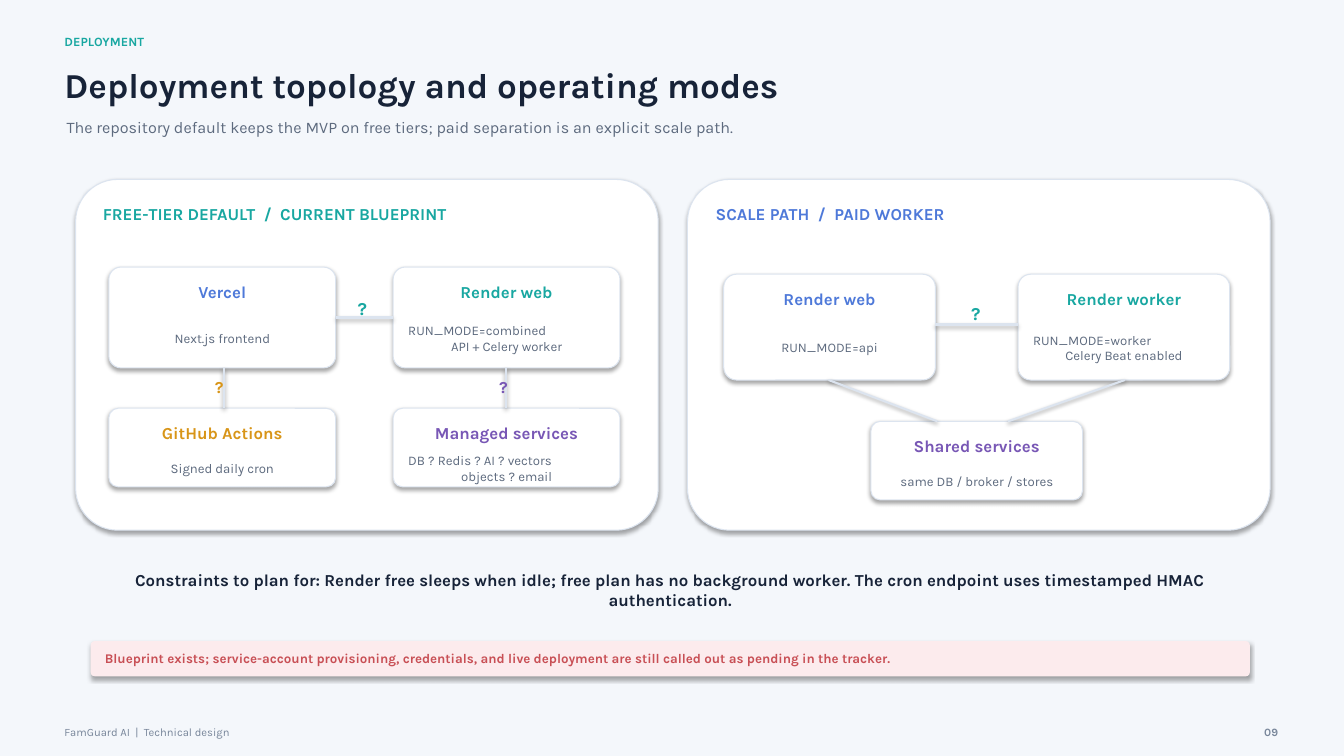
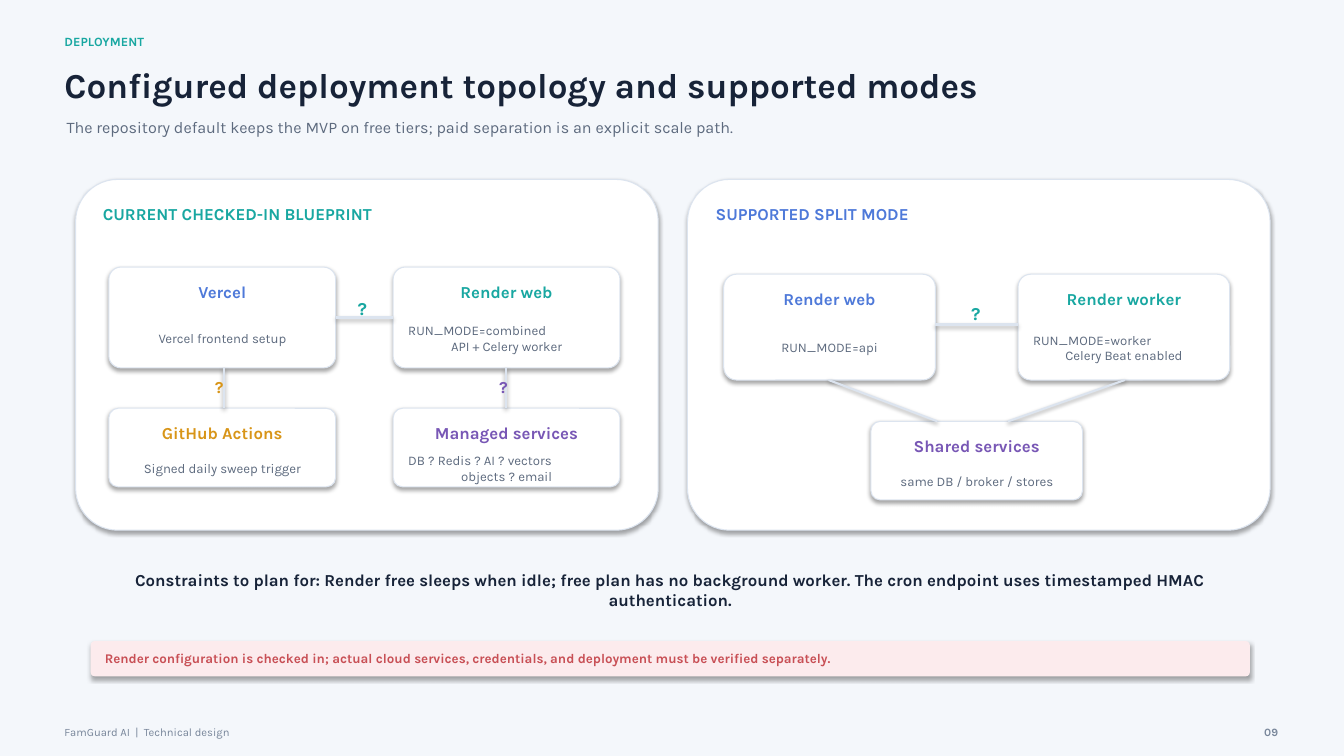
Before and after one commit to rajendranduraiswamy76-dev/FamGuard, a slide deck: slide 9 of docs/FamGuard-Technical-Design-Stakeholder.pptx. Drawn at 1344x756 pixels with LibreOffice and Linux fonts; fonts in the diff are those of the drawing. Boxes give left, top, right and bottom in pixels: in the first picture for what was removed or moved away, otherwise in the second. Text is boxed around its words. In the diff, an @@ line names an element or a change of style, - is before the commit and + after.

```diff
--- a/docs/FamGuard-Technical-Design-Stakeholder.pptx
+++ b/docs/FamGuard-Technical-Design-Stakeholder.pptx
@@ text at (64,73,977,107): text changed @@
-Deployment topology and operating modes
+Configured deployment topology and supported modes
@@ text at (103,209,372,221): text changed @@
-FREE-TIER DEFAULT / CURRENT BLUEPRINT
+CURRENT CHECKED-IN BLUEPRINT
@@ text at (716,209,908,220): text changed @@
-SCALE PATH / PAID WORKER
+SUPPORTED SPLIT MODE
@@ text at (159,334,286,346): text changed @@
-Next.js frontend
+Vercel frontend setup
@@ text at (144,464,301,476): text changed @@
-Signed daily cron
+Signed daily sweep trigger
@@ text at (105,653,831,666): text changed @@
-Blueprint exists; service-account provisioning, credentials, and live deployment are still called out as pending in the tracker.
+Render configuration is checked in; actual cloud services, credentials, and deployment must be verified separately.
```
Also in this commit, not shown: 13 other slides changed, 1 other file.
